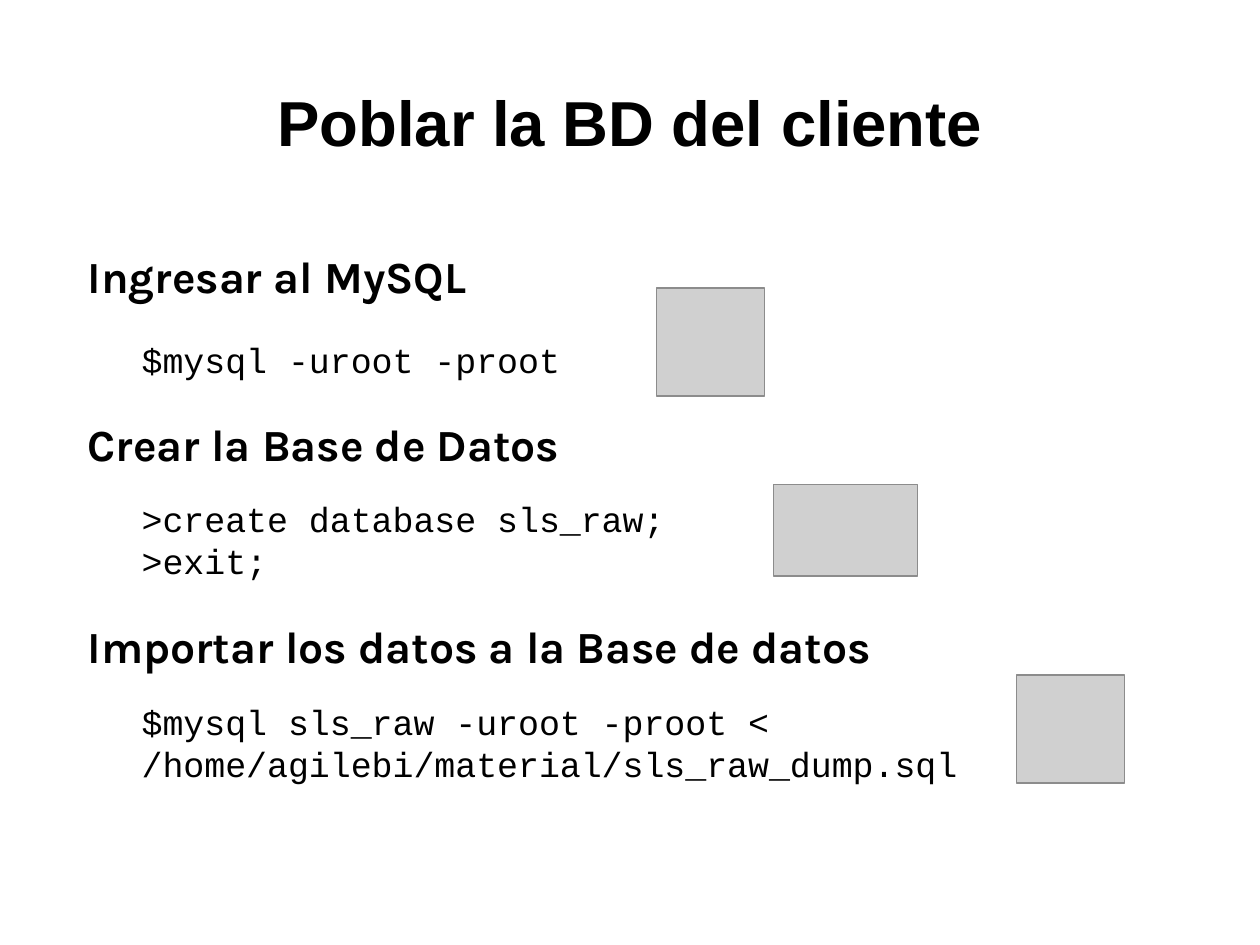
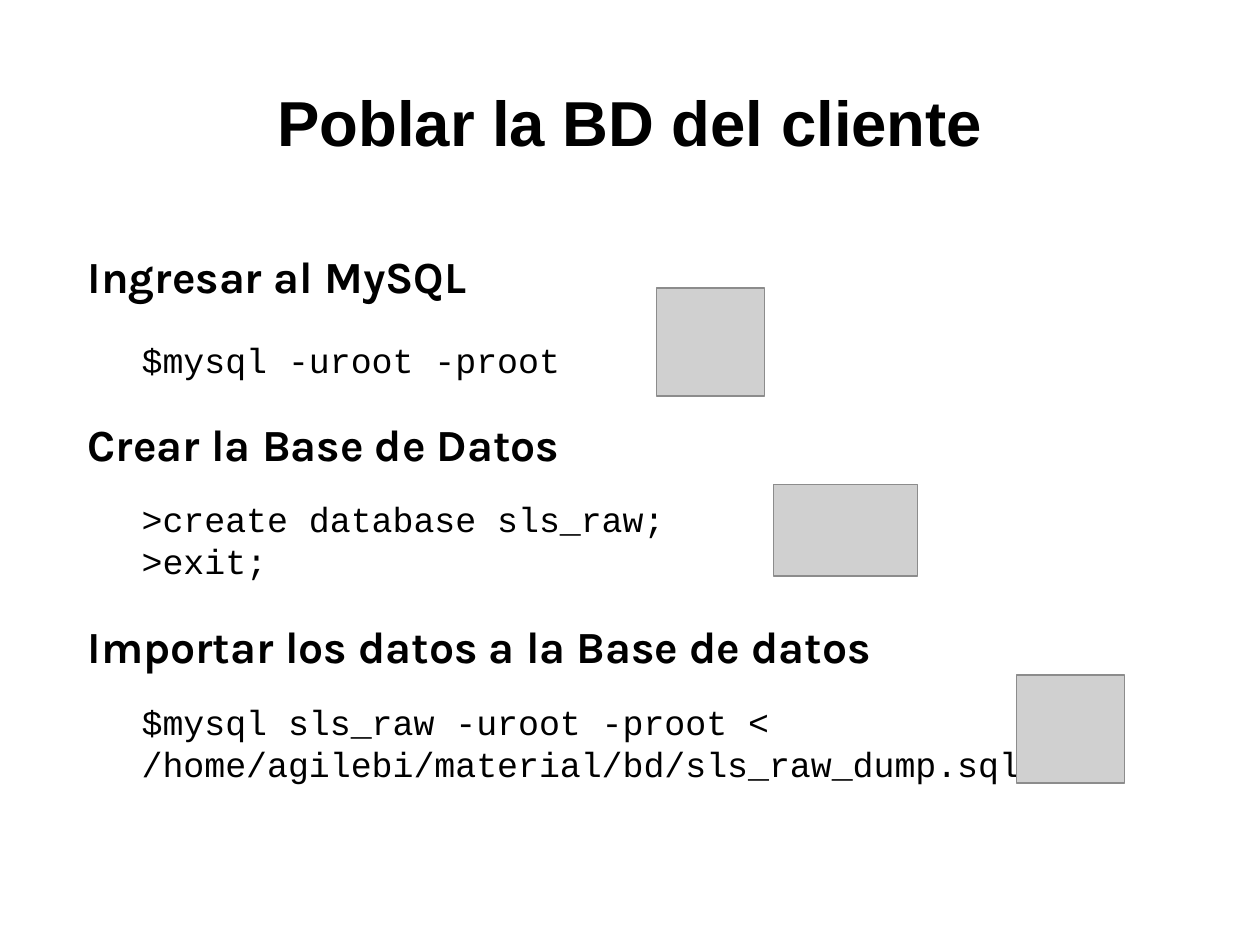
Before and after one commit to agilebi/material_agilebi, a slide deck: slide 2 of Presentaciones/Presentacion_Agile_BI_1.odp. Drawn at 1260x945 pixels with LibreOffice and Linux fonts; fonts in the diff are those of the drawing; grey boxes stand for pictures; background and template pictures are left out. Boxes give left, top, right and bottom in pixels: in the first picture for what was removed or moved away, otherwise in the second. Text is boxed around its words. In the diff, an @@ line names an element or a change of style, - is before the commit and + after.

```diff
--- a/Presentaciones/Presentacion_Agile_BI_1.odp
+++ b/Presentaciones/Presentacion_Agile_BI_1.odp
@@ text at bbox=[142, 710, 1020, 785]: text changed @@
-$mysql sls_raw -uroot -proot < /home/agilebi/material/sls_raw_dump.sql
+$mysql sls_raw -uroot -proot < /home/agilebi/material/bd/sls_raw_dump.sql
```
Also in this commit, not shown: 1 other slide changed, 1 other file.
